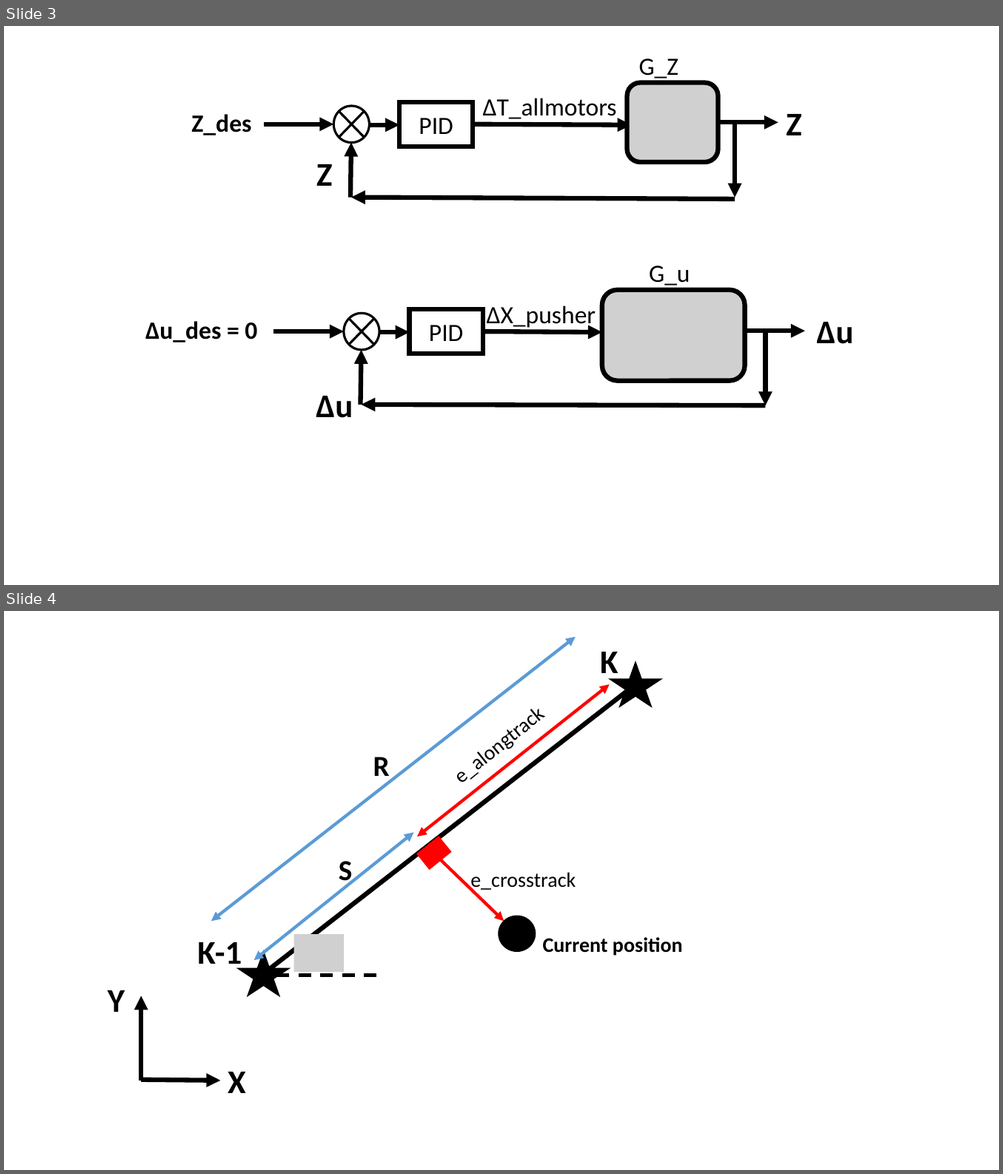
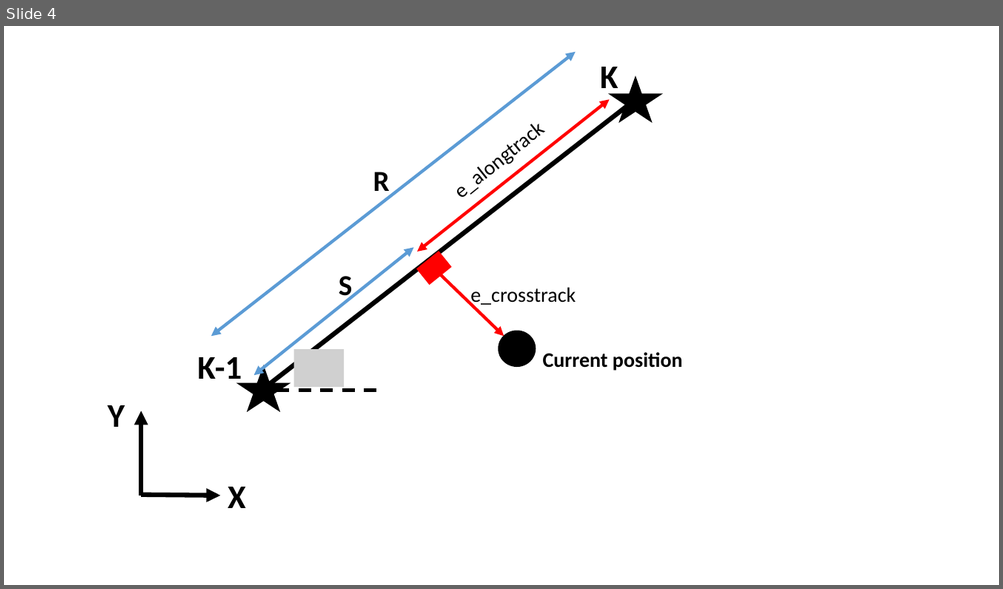
Before and after one commit to mohamedkhattab2019/graduation-project, a slide deck: documentation/Presentation1.pptx. Shown one above the other, each under a label of ours: slides 3 and 4 before the commit, slide 4 after it. The pictures are 1003x1174 and 1003x589 pixels, drawn with LibreOffice and Linux fonts; fonts in the diff are those of the drawing; grey boxes stand for pictures. Boxes give left, top, right and bottom in pixels: in the first picture for what was removed or moved away, otherwise in the second. Text is boxed around its words. In the diff, an @@ line names an element or a change of style, - is before the commit and + after.

```diff
--- a/documentation/Presentation1.pptx
+++ b/documentation/Presentation1.pptx
@@ slide 3 removed at box(4, 26, 999, 585), background #FFFFFF @@
@@ text removed at box(639, 59, 679, 81) @@
-G_Z
@@ picture removed at box(627, 83, 718, 163) @@
@@ text removed at box(191, 114, 251, 136) @@
-Z_des
@@ flow chart summing junction removed at box(334, 106, 370, 142) @@
@@ rectangle removed at box(399, 102, 473, 147) @@
-PID
@@ text removed at box(483, 98, 617, 119) @@
-ΔT_allmotors
@@ text removed at box(785, 114, 801, 136) @@
-Z
@@ arrow removed from (264, 124) to (334, 124) @@
@@ arrow removed from (370, 125) to (399, 125) @@
@@ arrow removed from (472, 124) to (632, 125) @@
@@ arrow removed from (718, 122) to (778, 122) @@
@@ arrow removed from (734, 121) to (734, 198) @@
@@ arrow removed from (350, 198) to (351, 142) @@
@@ text removed at box(316, 164, 332, 186) @@
-Z
@@ arrow removed from (734, 199) to (351, 198) @@
@@ text removed at box(649, 266, 690, 288) @@
-G_u
@@ picture removed at box(602, 290, 744, 381) @@
@@ flow chart summing junction removed at box(344, 313, 379, 350) @@
@@ rectangle removed at box(409, 309, 483, 355) @@
-PID
@@ text removed at box(486, 306, 596, 329) @@
-ΔX_pusher
@@ text removed at box(145, 321, 257, 343) @@
-Δu_des = 0
@@ arrow removed from (273, 332) to (344, 332) @@
@@ arrow removed from (379, 332) to (409, 332) @@
@@ arrow removed from (483, 332) to (602, 332) @@
@@ arrow removed from (745, 331) to (805, 331) @@
@@ arrow removed from (765, 330) to (765, 406) @@
@@ text removed at box(817, 322, 854, 344) @@
-Δu
@@ arrow removed from (361, 405) to (361, 350) @@
@@ text removed at box(316, 396, 353, 418) @@
-Δu
@@ arrow removed from (765, 406) to (361, 405) @@
```
Also in this commit, not shown: 1 slide changed, 5 slides added, 10 other slides removed, 13 other files.
